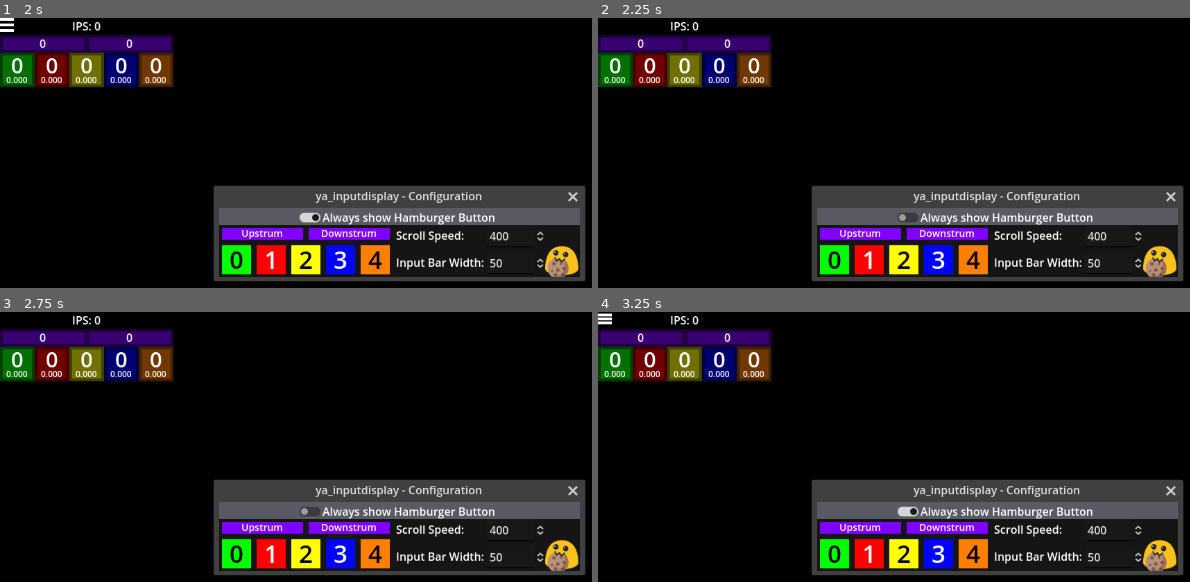
Above: before the commit, frames 1-4 (two rows, left to right).
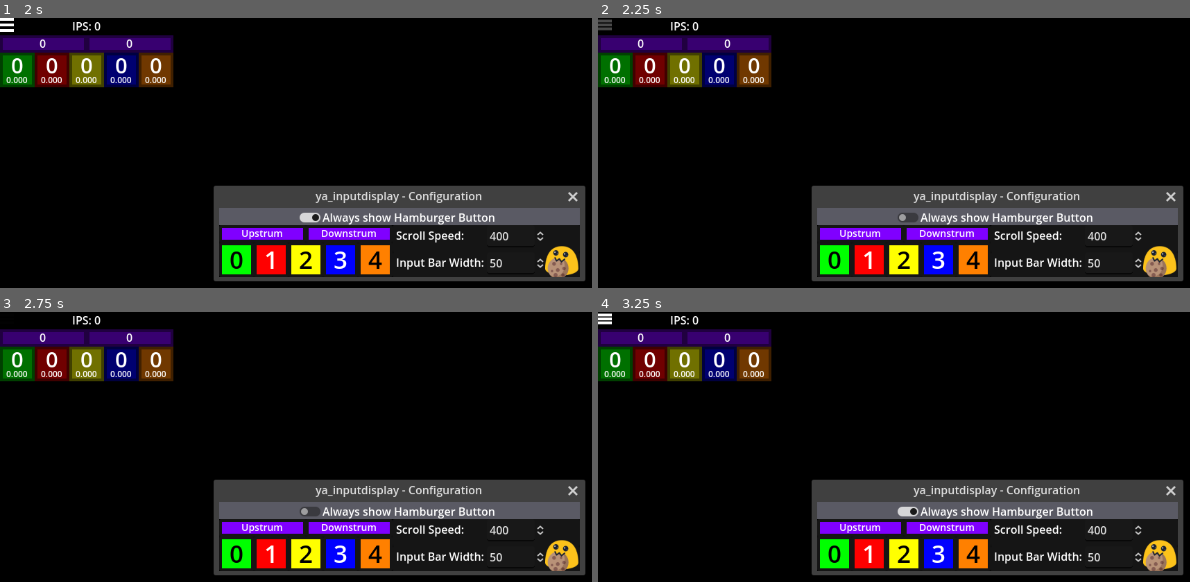
Above: after the commit, the same moments.

Repository: raphaelgoulart/ya_inputdisplay
Game: Godot game, scene res://Main.tscn
The game is run twice, just before and just after one commit, with the same random seed, the same clock (stepped at 60 frames per second) and the same inputs.
Inputs (mouse positions are in pixels of both pictures, inside the frame that each line leads up to):
- Up to frame 1 (2 s): tap Enter at 0.5 s; move the mouse to (574, 220) at 0.52 s; tap Backspace at 0.6 s; click (574, 220) at 0.67 s; click (5, 26) at 1.25 s
- Up to frame 2 (2.25 s): click "Always show Hamburger Button" at 2 s
- Up to frame 3 (2.75 s): no input
- Up to frame 4 (3.25 s): click "Always show Hamburger Button" at 2.75 s

Frame 1 is identical in both runs. In frame 2, less than 0.1% of the frame differs, in the area x 0-3%, y 0-5%; in frame 3, less than 0.1%; in frame 4, nothing differs.

Commit message:
Fix buttonHamburger not being clickable while hidden

Diff:
--- a/ButtonHamburger.gd
+++ b/ButtonHamburger.gd
@@ -2,15 +2,35 @@
 
 const config_interface_scene = preload ("res://ConfigInterface/ConfigInterface.tscn")
 
+var current_alpha: float = 1
+var target_alpha: float = 1
+const anim_speed: float = 3
+
 func _ready():
 	pressed.connect(Singleton.show_config_window)
 	mouse_entered.connect(_on_mouse_entered)
+	mouse_exited.connect(_on_mouse_exited)
 
-func open_config_interface():
-	var config_interface = config_interface_scene.instantiate()
-	add_sibling(config_interface)
+func _process(delta):
+	anim_step(delta)
+
+func anim_step(delta):
+	# there is no need for checking if current_alpha is equal to target_alpha,
+	# because if they are, (target_alpha - current_alpha) * delta = 0 * delta = 0
+	# It is done anyways for clarity :3
+	if current_alpha != target_alpha:
+		current_alpha += (target_alpha - current_alpha) * delta * anim_speed
+		current_alpha = clampf(current_alpha, 0, 1) # could be combined into the previous line but it's more readable like this
+
+		# 2.2 is ease in, 0.2 is ease out.
+		# Using ease in if target alpha is 1 or vice versa feels very slow.
+		modulate.a = ease(current_alpha, 2.2 - target_alpha * 2)
+
+func change_to_alpha(new_alpha: float):
+	target_alpha = new_alpha
+
 func _on_mouse_entered():
-	show()
+	change_to_alpha(1)
 func _on_mouse_exited():
 	if not ConfigHandler.current_config.always_show_hamburger:
-		hide()
+		change_to_alpha(0)
--- a/ConfigInterface/HamburgerToggle.gd
+++ b/ConfigInterface/HamburgerToggle.gd
@@ -1,4 +1,7 @@
 extends CheckButton
+
+@onready
+var hamburger = get_node("/root/Node2D/ButtonHamburger")
 
 func _ready():
 	button_pressed = ConfigHandler.current_config.always_show_hamburger
@@ -6,8 +9,8 @@
 
 func _on_button_pressed():
 	ConfigHandler.current_config.always_show_hamburger = button_pressed
-	var hamburger = get_node("/root/Node2D/ButtonHamburger")
-	if ConfigHandler.current_config.always_show_hamburger:
-		hamburger.show()
+
+	if button_pressed:
+		hamburger.change_to_alpha(1)
 	else:
-		hamburger.hide()
+		hamburger.change_to_alpha(0)
--- a/Main.tscn
+++ b/Main.tscn
@@ -7,6 +7,7 @@
 [ext_resource type="Texture2D" uid="uid://hfjxlldsajma" path="res://ButtonHamburgerIcons/Idle.png" id="5_gohq5"]
 [ext_resource type="Texture2D" uid="uid://bb1lgvbgvt6ok" path="res://ButtonHamburgerIcons/Inbetween.png" id="6_vsqnb"]
 [ext_resource type="Texture2D" uid="uid://ds1xh0grlep6b" path="res://ButtonHamburgerIcons/Hover.png" id="7_gqgvc"]
+[ext_resource type="BitMap" uid="uid://cnj1o7mv0758k" path="res://ButtonHamburgerIcons/Click_mask.bmp" id="8_5hayx"]
 [ext_resource type="Script" path="res://ButtonHamburger.gd" id="8_dtghk"]
 
 [node name="Node2D" type="Node2D"]
@@ -77,6 +78,7 @@
 texture_normal = ExtResource("5_gohq5")
 texture_pressed = ExtResource("6_vsqnb")
 texture_hover = ExtResource("7_gqgvc")
+texture_click_mask = ExtResource("8_5hayx")
 ignore_texture_size = true
 stretch_mode = 0
 script = ExtResource("8_dtghk")
Binary file added: ButtonHamburgerIcons/Click_mask.bmp
Not shown, added: ButtonHamburgerIcons/Click_mask.bmp.import
Not shown: 1 places in Main.tscn that only renumber resources
